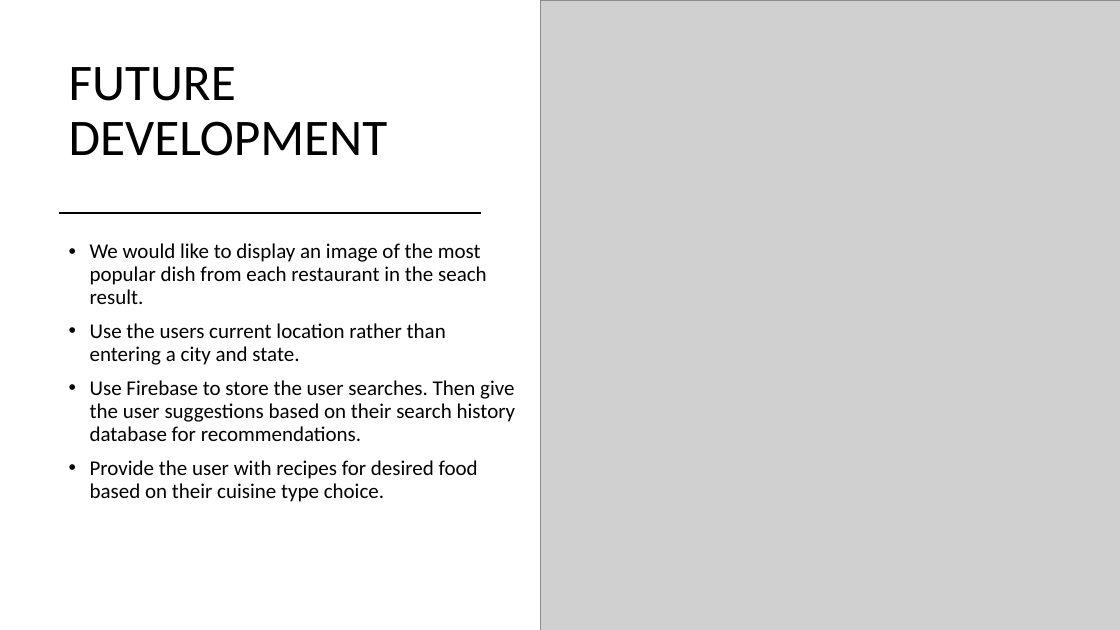
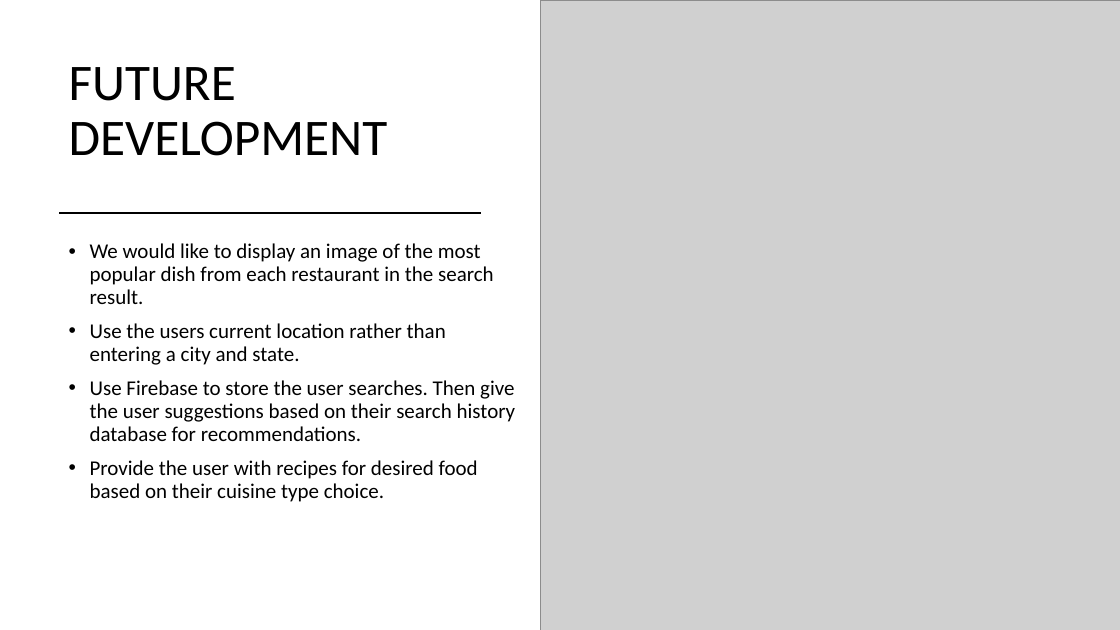
Before and after one commit to BourneID7/project-1, a slide deck: slide 10 of assets/documents/THE FOODIES.pptx. Drawn at 1120x630 pixels with LibreOffice and Linux fonts; fonts in the diff are those of the drawing; grey boxes stand for pictures. Boxes give left, top, right and bottom in pixels: in the first picture for what was removed or moved away, otherwise in the second. Text is boxed around its words. In the diff, an @@ line names an element or a change of style, - is before the commit and + after.

```diff
--- a/assets/documents/THE FOODIES.pptx
+++ b/assets/documents/THE FOODIES.pptx
@@ text at <box>90,243,494,304</box>: text changed @@
-• We would like to display an image of the most popular dish from each restaurant in the seach result.
+• We would like to display an image of the most popular dish from each restaurant in the search result.
```
Also in this commit, not shown: 1 other file.
